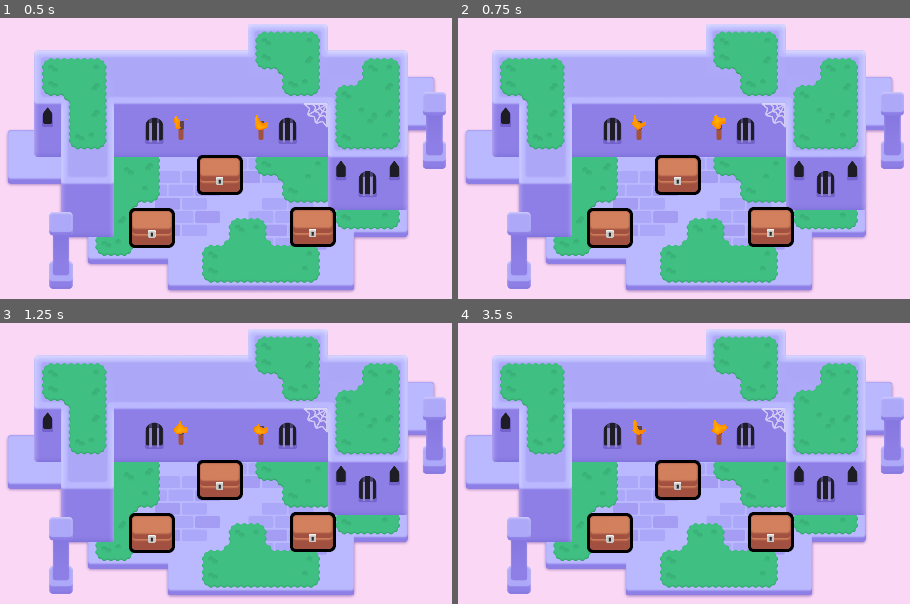
Above: before the commit, frames 1-4 (two rows, left to right).
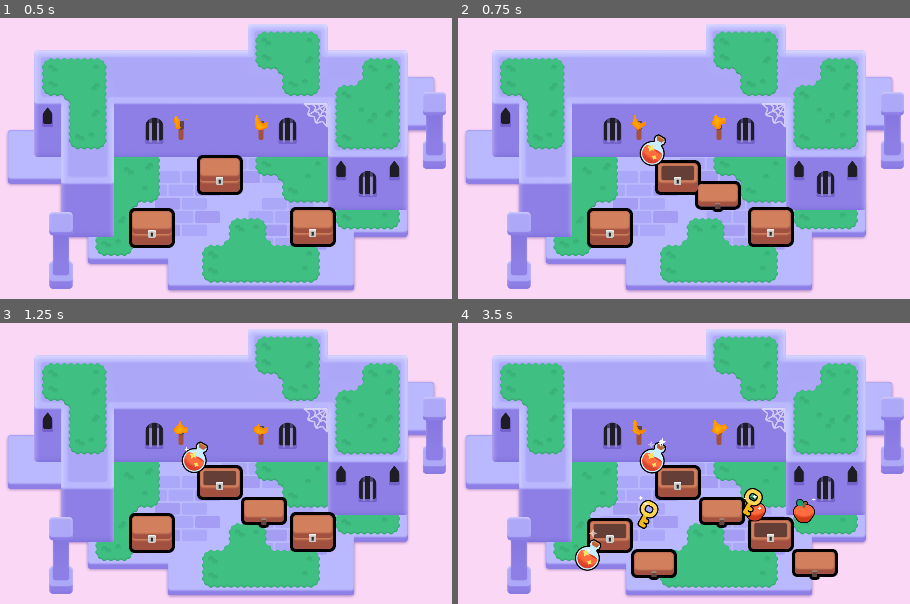
Above: after the commit, the same moments.

Repository: ellaclz/2DGameDevCourse
Game: Godot game, scene res://lessons/mini_dungeon.tscn
Two runs of this game, one before a commit and one after it. Both use one fixed random seed, a clock stepped at 60 frames per second and the inputs below.
Inputs (mouse positions are in pixels of both pictures, inside the frame that each line leads up to):
- Up to frame 1 (0.5 s): no input
- Up to frame 2 (0.75 s): tap Enter at 0.5 s; move the mouse to (679, 175) at 0.52 s; press the mouse at (679, 175) at 0.53 s; hold D (move_right) from 0.53 s (still down)
- Up to frame 3 (1.25 s): keep holding D (move_right); tap Space at 0.77 s
- Up to frame 4 (3.5 s): move the mouse to (769, 530) at 1.27 s; release D (move_right) at 1.28 s; release the mouse at (769, 530) at 1.28 s; hold S (move_down) 1.28-2.03 s; right-click (769, 530) at 1.35 s; click (769, 530) at 1.42 s; tap Space at 1.52, 3.02 s; move the mouse to (611, 533) at 2.02 s; hold D (move_right) 2.03-2.78 s; tap Z at 2.1 s; click (611, 533) at 2.17 s; move the mouse to (638, 570) at 2.77 s; hold W (move_up) from 2.78 s (still down); click (638, 570) at 2.85 s

Frame 1 is identical in both runs. In frame 2, 2.1% of the frame differs, in the area x 40-63%, y 41-70%; in frame 3, 2.1%; in frame 4, 7.1%, in the area x 25-85%, y 40-92%.

Commit message:
M6.Lesson 6 and practice

Diff:
--- a/M06.looting_workbook/lessons/chest/chest.gd
+++ b/M06.looting_workbook/lessons/chest/chest.gd
@@ -2,11 +2,9 @@
 
 @onready var canvas_group = $CanvasGroup
 @onready var animation_player: AnimationPlayer = $AnimationPlayer
+@export var possible_items: Array[PackedScene] = []
 
-func open() -> void:
-	if animation_player.assigned_animation == "open":
-		return
-	input_pickable = false
+
 
 func _ready() -> void:
 	mouse_entered.connect(_on_mouse_entered)
@@ -33,3 +31,19 @@
 
 	if event_is_mouse_click:
 		open()
+
+func open() -> void:
+	animation_player.play("open")
+	input_pickable = false
+	if possible_items.is_empty():
+		return
+	for current_index in range(randi_range(1, 3)):
+		_spawn_random_item()
+
+func _spawn_random_item() -> void:
+	var loot_item: Area2D = possible_items.pick_random().instantiate()
+	add_child(loot_item)
+	var random_angle := randf_range(0.0, 2.0 * PI)
+	var random_direction := Vector2(1.0 , 0.0).rotated(random_angle)
+	var random_distance := randf_range(60.0, 120.0)
+	loot_item.position = random_direction * random_distance
--- a/M06.looting_workbook/lessons/chest/chest.tscn
+++ b/M06.looting_workbook/lessons/chest/chest.tscn
@@ -1,10 +1,13 @@
-[gd_scene load_steps=11 format=3 uid="uid://bdrrocym20xfp"]
+[gd_scene load_steps=14 format=3 uid="uid://bdrrocym20xfp"]
 
 [ext_resource type="Texture2D" uid="uid://c3hwsm5ugp8qw" path="res://lessons/chest/bottom.png" id="1_jrps5"]
 [ext_resource type="Shader" path="res://lessons/chest/group_outline.gdshader" id="1_ukl8v"]
 [ext_resource type="Script" path="res://lessons/chest/chest.gd" id="1_yofgy"]
+[ext_resource type="PackedScene" uid="uid://hdxqgspfcaur" path="res://lessons/items/potion.tscn" id="2_dftol"]
 [ext_resource type="Texture2D" uid="uid://bnem1cahhoxdk" path="res://lessons/chest/top.png" id="2_tgros"]
 [ext_resource type="Texture2D" uid="uid://bu2jin246nel5" path="res://lessons/chest/lock.png" id="3_0y8fb"]
+[ext_resource type="PackedScene" uid="uid://ctqyr0ufyoktk" path="res://lessons/items/key.tscn" id="3_m236c"]
+[ext_resource type="PackedScene" uid="uid://0i1g0cunmseb" path="res://lessons/items/apple.tscn" id="4_a51fn"]
 
 [sub_resource type="RectangleShape2D" id="RectangleShape2D_116mk"]
 size = Vector2(97, 84)
@@ -54,6 +57,7 @@
 
 [node name="Chest" type="Area2D"]
 script = ExtResource("1_yofgy")
+possible_items = Array[PackedScene]([ExtResource("2_dftol"), ExtResource("3_m236c"), ExtResource("4_a51fn")])
 
 [node name="CollisionShape2D" type="CollisionShape2D" parent="."]
 visible = false
--- a/M06.looting_workbook/practices/L6.P1.the_pinata/balloon_pinata.gd
+++ b/M06.looting_workbook/practices/L6.P1.the_pinata/balloon_pinata.gd
@@ -1,9 +1,7 @@
 extends Area2D
-
 
 func _ready() -> void:
 	randomize()
-
 
 func _input_event(viewport: Node, event: InputEvent, shape_index: int):
 	var event_is_mouse_click: bool = (
@@ -18,15 +16,13 @@
 
 
 func spawn_candy() -> void:
-	# You have to loop 3 times over the next lines of code!
-	for current_index in range(0):
-		# Complete the variables to calculate a random position in a circle using polar coordinates.
-		var radius := 0.0
-		var angle := 0.0
+	for current_index in range(3):
+		var radius := randf_range(0.0, 100.0)
+		var angle := randf_range(0.0, 2.0 * PI)
+		var random_direction := Vector2(1.0, 0.0).rotated(angle)
+		var random_position := (radius * random_direction)
 
-		var random_direction := Vector2()
-		var random_position := Vector2()
-
-		# Instantiate and add the candy as a child of the piñata.
 		const CANDY_PACKED_SCENE := preload("candy/candy.tscn")
-		var candy: Node2D = null
+		var candy: Node2D = CANDY_PACKED_SCENE.instantiate()
+		add_child(candy)
+		candy.position = random_position
--- a/M06.looting_workbook/practices/L6.P1.the_pinata/the_pinata.tscn
+++ b/M06.looting_workbook/practices/L6.P1.the_pinata/the_pinata.tscn
@@ -1,16 +1,11 @@
-[gd_scene load_steps=3 format=3]
+[gd_scene load_steps=2 format=3 uid="uid://br5vkwewof66g"]
 
 [ext_resource type="PackedScene" path="res://practices/L6.P1.the_pinata/balloon_pinata.tscn" id="1_33y8y"]
-[ext_resource type="Script" path="res://practices/L6.P1.the_pinata/balloon_pinata.gd" id="2_qwpvp"]
 
 [node name="ThePiñata" type="Node2D"]
 metadata/_edit_horizontal_guides_ = []
 
-[node name="BalloonPinata" type="Area2D" parent="." instance=ExtResource("1_33y8y")]
-position = Vector2(960, 540)
-collision_layer = 2
-collision_mask = 0
-script = ExtResource("2_qwpvp")
+[node name="BalloonPinata" parent="." instance=ExtResource("1_33y8y")]
 
 [node name="ExtraVisuals" type="Node" parent="."]
 
